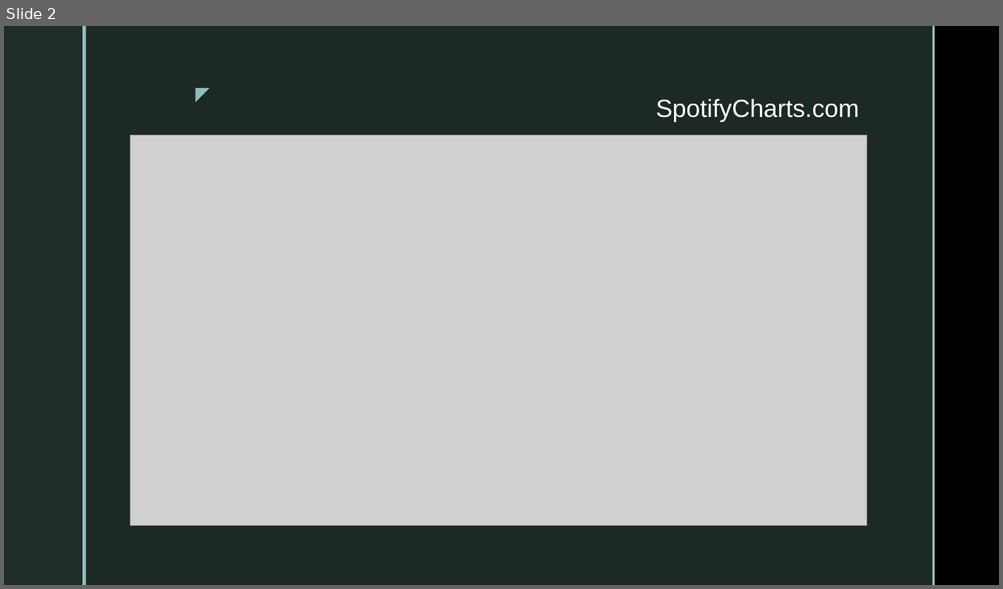
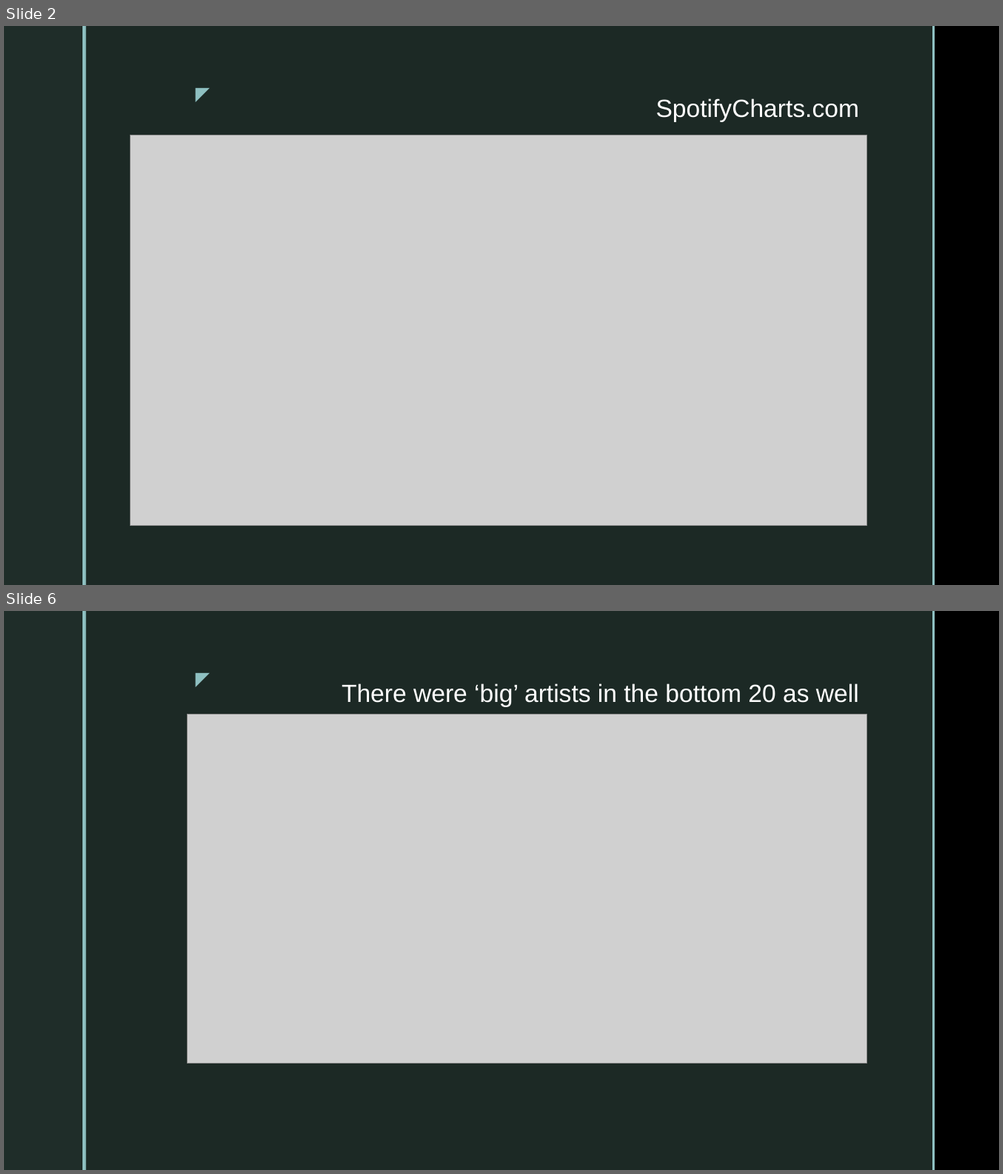
Before and after one commit to dynacao/streaming_spotify, a slide deck: presentation_spotify_YC.pptx. Shown one above the other, each under a label of ours: slide 2 before the commit, slides 2 and 6 after it; the slides between them are not shown. The pictures are 1003x589 and 1003x1174 pixels, drawn with LibreOffice and Linux fonts; fonts in the diff are those of the drawing; grey boxes stand for pictures; background and template pictures are left out. Boxes give left, top, right and bottom in pixels: in the first picture for what was removed or moved away, otherwise in the second. Text is boxed around its words. In the diff, an @@ line names an element or a change of style, - is before the commit and + after.

```diff
--- a/presentation_spotify_YC.pptx
+++ b/presentation_spotify_YC.pptx
@@ slide 6 added at box(4, 611, 999, 1170), background picture (left out); not listed: 5 template elements that a slide beside it also shows @@
@@ title added at box(341, 684, 859, 707), 24 pt, text #FFFFFF @@
+There were ‘big’ artists in the bottom 20 as well
@@ picture added at box(188, 715, 867, 1064) @@
```
Also in this commit, not shown: 4 slides changed, 7 other slides added, 2 slides removed, 1 other file.
